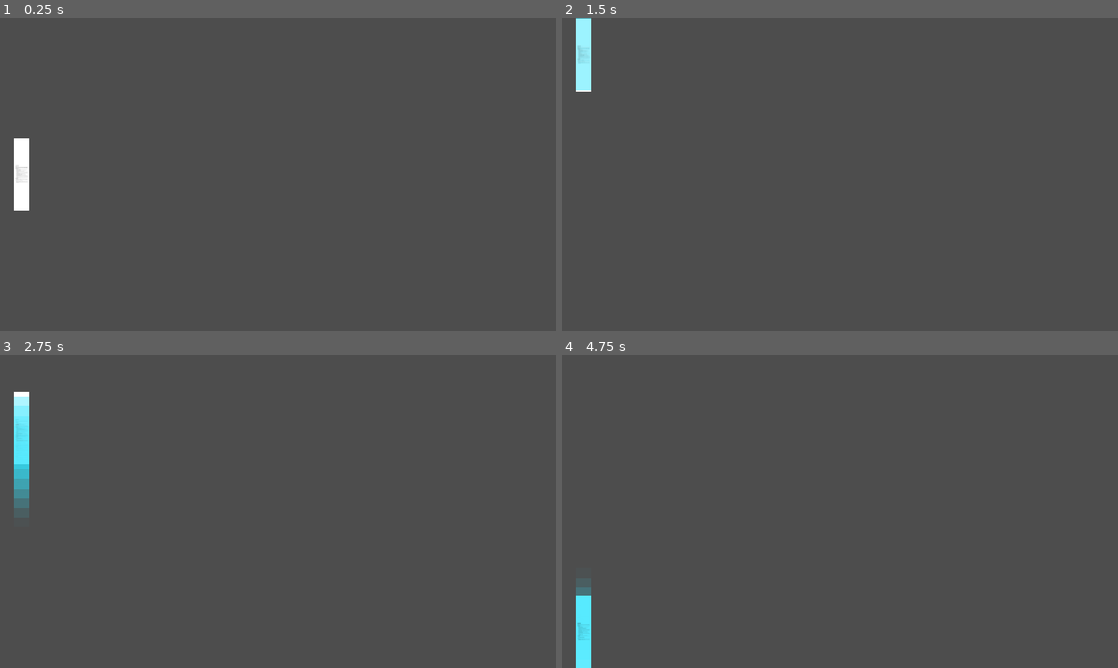
Above: before the commit, frames 1-4 (two rows, left to right).
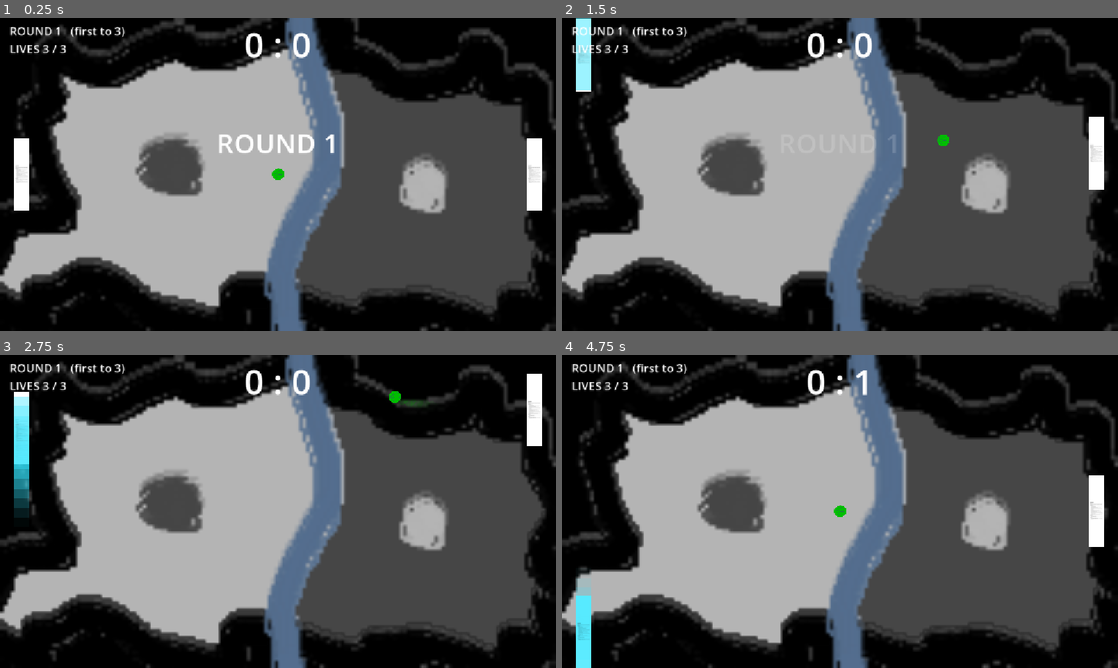
Above: after the commit, the same moments.

Repository: lihan-real/HackclubHavenADL
Game: Godot game, scene res://node_2d.tscn
Same seed, same stepped clock (60 frames per second), same inputs: the game is played once before the commit and once after it.
Inputs (mouse positions are in pixels of both pictures, inside the frame that each line leads up to):
- Up to frame 1 (0.25 s): no input
- Up to frame 2 (1.5 s): tap Enter at 0.5 s; move the mouse to (962, 158) at 0.52 s; hold W (up) 0.53-1.28 s; tap Shift at 0.6, 1.35 s; move the mouse to (728, 190) at 1.27 s; hold S (down) from 1.28 s (still down)
- Up to frame 3 (2.75 s): move the mouse to (333, 442) at 2.02 s; release S (down) at 2.03 s; hold W (up) from 2.03 s (still down); tap Shift at 2.1 s
- Up to frame 4 (4.75 s): move the mouse to (812, 574) at 2.77 s; tap Shift at 2.85, 3.6, 4.35 s; move the mouse to (1006, 558) at 3.52 s; release W (up) at 3.53 s; hold S (down) from 3.53 s (still down); move the mouse to (673, 464) at 4.27 s

The runs differ from the first frame. In frame 1, 74% of the frame differs, in the area x 0-100%, y 0-100%; in frame 2, 74%; in frame 3, 74%; in frame 4, 74%.

Commit message:
Add files via upload

Diff:
--- /dev/null
+++ b/ball.gd
@@ -0,0 +1,111 @@
+extends CharacterBody2D
+
+signal exited(side: int)
+
+@export var ball_texture: Texture2D = preload("res://ball.png")
+@export var ball_size: float = 30.0
+@export var start_speed: float = 450.0
+@export var speed_increase: float = 25.0
+@export var max_speed: float = 1100.0
+@export var trail_color: Color = Color(1, 1, 1, 0.35)
+
+var speed: float = 0.0
+var direction: Vector2 = Vector2.ZERO
+var waiting: bool = false
+var trail_timer: float = 0.0
+var sprite: Sprite2D
+var radius: float = 15.0
+
+
+func _ready() -> void:
+	add_to_group("ball")
+	radius = ball_size / 2
+
+	sprite = Sprite2D.new()
+	sprite.texture = ball_texture
+	sprite.scale = Vector2(ball_size, ball_size) / ball_texture.get_size()
+	add_child(sprite)
+
+	var shape = CircleShape2D.new()
+	shape.radius = radius
+	var collision_shape = CollisionShape2D.new()
+	collision_shape.shape = shape
+	add_child(collision_shape)
+
+	reset_ball()
+
+
+func reset_ball() -> void:
+	waiting = true
+	global_position = get_viewport_rect().size / 2
+	speed = start_speed
+	var x_dir = 1.0 if randf() < 0.5 else -1.0
+	direction = Vector2(x_dir, randf_range(-0.5, 0.5)).normalized()
+	await get_tree().create_timer(1.0).timeout
+	waiting = false
+
+
+func rescue(side: int) -> void:
+	waiting = true
+	var size = get_viewport_rect().size
+	if side < 0:
+		global_position.x = 100.0
+	else:
+		global_position.x = size.x - 100.0
+	global_position.y = clamp(global_position.y, radius, size.y - radius)
+	direction.x = -sign(side) * abs(direction.x)
+	await get_tree().create_timer(0.6).timeout
+	waiting = false
+
+
+func _physics_process(delta: float) -> void:
+	if waiting:
+		return
+
+	var hit_info = move_and_collide(direction * speed * delta)
+	if hit_info:
+		var other = hit_info.get_collider()
+		if other.has_method("hit"):
+			other.hit()
+			var offset = (global_position.y - other.global_position.y) / (other.paddle_size.y / 2)
+			offset = clamp(offset, -1.0, 1.0)
+			var x_dir = -sign(direction.x)
+			direction = Vector2(x_dir, offset * 0.75).normalized()
+			speed = min(speed + speed_increase, max_speed)
+		else:
+			direction = direction.bounce(hit_info.get_normal())
+
+	var size = get_viewport_rect().size
+	if global_position.y < radius:
+		global_position.y = radius
+		direction.y = abs(direction.y)
+	elif global_position.y > size.y - radius:
+		global_position.y = size.y - radius
+		direction.y = -abs(direction.y)
+
+	if global_position.x < -radius:
+		waiting = true
+		exited.emit(-1)
+		return
+	if global_position.x > size.x + radius:
+		waiting = true
+		exited.emit(1)
+		return
+
+	trail_timer -= delta
+	if trail_timer <= 0:
+		trail_timer = 0.03
+		make_trail()
+
+
+func make_trail() -> void:
+	var ghost = Sprite2D.new()
+	ghost.texture = sprite.texture
+	get_parent().add_child(ghost)
+	ghost.global_transform = sprite.global_transform
+	ghost.modulate = trail_color
+	ghost.z_index = -1
+
+	var tween = ghost.create_tween()
+	tween.tween_property(ghost, "modulate:a", 0.0, 0.25)
+	tween.tween_callback(ghost.queue_free)
--- /dev/null
+++ b/game.gd
@@ -0,0 +1,387 @@
+extends Node2D
+
+class ForceField extends AnimatableBody2D:
+	var radius: float = 60.0
+	var speed: float = 150.0
+	var move_dir: float = 1.0
+	var ball = null
+	var shape: CircleShape2D
+
+	func _init() -> void:
+		shape = CircleShape2D.new()
+		var col = CollisionShape2D.new()
+		col.shape = shape
+		add_child(col)
+
+	func set_radius(new_radius: float) -> void:
+		radius = new_radius
+		shape.radius = radius
+		queue_redraw()
+
+	func _physics_process(delta: float) -> void:
+		if ball != null and ball.waiting:
+			return
+		var height = get_viewport_rect().size.y
+		position.y += move_dir * speed * delta
+		if position.y < radius:
+			position.y = radius
+			move_dir = 1.0
+		elif position.y > height - radius:
+			position.y = height - radius
+			move_dir = -1.0
+
+	func _draw() -> void:
+		var line_color = Color(0.38, 0.63, 0.75)
+		draw_circle(Vector2.ZERO, radius, Color(0.56, 0.72, 0.74, 0.6))
+		draw_arc(Vector2.ZERO, radius, 0, TAU, 48, line_color, 4.0)
+		var points = PackedVector2Array()
+		for i in 7:
+			var angle = TAU * i / 6.0
+			points.append(Vector2(cos(angle), sin(angle)) * radius * 0.5)
+		draw_polyline(points, line_color, 4.0)
+
+
+@export var points_to_win: int = 3
+@export var max_lives: int = 3
+@export var time_stop_length: float = 3.0
+@export var background_image: Texture2D
+
+var player
+var cpu
+var ball
+
+var round_number: int = 1
+var player_score: int = 0
+var cpu_score: int = 0
+var lives: int = 3
+var buff_counts: Dictionary = {}
+var game_over: bool = false
+
+var field = null
+var field_level: int = 0
+
+var time_stop_uses_per_round: int = 0
+var time_stop_uses_left: int = 0
+var time_stop_left: float = 0.0
+
+var score_label: Label
+var round_label: Label
+var buff_label: Label
+var message_label: Label
+var stop_label: Label
+var stop_overlay: ColorRect
+var message_tween: Tween
+var choice_panel: Control
+var choice_title: Label
+var choice_row: HBoxContainer
+var restart_button: Button
+
+
+func _ready() -> void:
+	for child in get_children():
+		if child.has_signal("exited"):
+			ball = child
+		elif child.has_method("set_paddle_size"):
+			if child.is_cpu:
+				cpu = child
+			else:
+				player = child
+	if player == null or cpu == null or ball == null:
+		push_error("Missing -> player: %s | cpu: %s | ball: %s" % [player, cpu, ball])
+		return
+	lives = max_lives
+	ball.exited.connect(on_ball_exited)
+	build_ui()
+	start_round()
+
+func build_background() -> void:
+	if background_image == null:
+		return
+	var layer = CanvasLayer.new()
+	layer.layer = -1
+	add_child(layer)
+	var bg = TextureRect.new()
+	bg.texture = background_image
+	bg.expand_mode = TextureRect.EXPAND_IGNORE_SIZE
+	bg.stretch_mode = TextureRect.STRETCH_KEEP_ASPECT_COVERED
+	bg.size = get_viewport_rect().size
+	layer.add_child(bg)
+
+
+func make_label(parent: Node, font_size: int, pos: Vector2, label_size: Vector2, align: HorizontalAlignment) -> Label:
+	var label = Label.new()
+	label.add_theme_font_size_override("font_size", font_size)
+	label.position = pos
+	label.size = label_size
+	label.horizontal_alignment = align
+	parent.add_child(label)
+	return label
+
+	build_background()
+	build_ui()
+	start_round()
+
+func build_ui() -> void:
+	var screen = get_viewport_rect().size
+	var layer = CanvasLayer.new()
+	layer.process_mode = Node.PROCESS_MODE_ALWAYS
+	add_child(layer)
+
+	stop_overlay = ColorRect.new()
+	stop_overlay.color = Color(0.4, 0.5, 1.0, 0.18)
+	stop_overlay.size = screen
+	stop_overlay.mouse_filter = Control.MOUSE_FILTER_IGNORE
+	stop_overlay.visible = false
+	layer.add_child(stop_overlay)
+
+	score_label = make_label(layer, 72, Vector2(screen.x / 2 - 200, 5), Vector2(400, 90), HORIZONTAL_ALIGNMENT_CENTER)
+	round_label = make_label(layer, 24, Vector2(20, 10), Vector2(450, 80), HORIZONTAL_ALIGNMENT_LEFT)
+	buff_label = make_label(layer, 20, Vector2(20, screen.y - 230), Vector2(420, 220), HORIZONTAL_ALIGNMENT_LEFT)
+	buff_label.vertical_alignment = VERTICAL_ALIGNMENT_BOTTOM
+	stop_label = make_label(layer, 40, Vector2(0, 100), Vector2(screen.x, 60), HORIZONTAL_ALIGNMENT_CENTER)
+	message_label = make_label(layer, 56, Vector2(0, 220), Vector2(screen.x, 80), HORIZONTAL_ALIGNMENT_CENTER)
+	message_label.modulate.a = 0.0
+
+	choice_panel = Control.new()
+	choice_panel.size = screen
+	choice_panel.visible = false
+	layer.add_child(choice_panel)
+
+	var dim = ColorRect.new()
+	dim.color = Color(0, 0, 0, 0.8)
+	dim.size = screen
+	choice_panel.add_child(dim)
+
+	choice_title = make_label(choice_panel, 40, Vector2(0, 20), Vector2(screen.x, 140), HORIZONTAL_ALIGNMENT_CENTER)
+
+	choice_row = HBoxContainer.new()
+	choice_row.position = Vector2(screen.x / 2 - 360, 170)
+	choice_row.size = Vector2(720, 400)
+	choice_row.alignment = BoxContainer.ALIGNMENT_CENTER
+	choice_row.add_theme_constant_override("separation", 20)
+	choice_panel.add_child(choice_row)
+
+	restart_button = Button.new()
+	restart_button.text = "Play Again"
+	restart_button.add_theme_font_size_override("font_size", 32)
+	restart_button.position = Vector2(screen.x / 2 - 130, 380)
+	restart_button.size = Vector2(260, 70)
+	restart_button.visible = false
+	restart_button.pressed.connect(restart_run)
+	choice_panel.add_child(restart_button)
+
+
+func start_round(message: String = "") -> void:
+	end_time_stop()
+	player_score = 0
+	cpu_score = 0
+	time_stop_uses_left = time_stop_uses_per_round
+	var screen = get_viewport_rect().size
+	for paddle in [player, cpu]:
+		paddle.global_position.y = screen.y / 2
+		paddle.velocity = Vector2.ZERO
+	if field != null:
+		field.position = Vector2(screen.x / 2, field.radius)
+		field.move_dir = 1.0
+	update_hud()
+	if message == "":
+		message = "ROUND %d" % round_number
+	show_message(message)
+	ball.reset_ball()
+
+
+func on_ball_exited(side: int) -> void:
+	if game_over:
+		return
+
+	if side < 0:
+		cpu_score += 1
+	else:
+		player_score += 1
+	update_hud()
+
+	if player_score >= points_to_win:
+		win_round()
+	elif cpu_score >= points_to_win:
+		lose_life()
+	else:
+		ball.reset_ball()
+
+
+func lose_life() -> void:
+	lives -= 1
+	if lives <= 0:
+		lose_run()
+	else:
+		start_round("LIFE LOST!")
+
+
+func win_round() -> void:
+	end_time_stop()
+	get_tree().paused = true
+	choice_title.text = "ROUND %d CLEARED!\nPick an upgrade" % round_number
+
+	for child in choice_row.get_children():
+		child.queue_free()
+
+	var options = make_buffs()
+	options.shuffle()
+	for i in 3:
+		choice_row.add_child(make_card(options[i]))
+
+	restart_button.visible = false
+	choice_panel.visible = true
+
+
+func make_card(buff: Dictionary) -> Control:
+	var button
+	if ResourceLoader.exists(buff["image"]):
+		button = TextureButton.new()
+		button.texture_normal = load(buff["image"])
+		button.ignore_texture_size = true
+		button.stretch_mode = TextureButton.STRETCH_SCALE
+	else:
+		button = Button.new()
+		button.text = buff["name"] + "\n\n" + buff["desc"]
+		button.autowrap_mode = TextServer.AUTOWRAP_WORD_SMART
+		button.add_theme_font_size_override("font_size", 22)
+	button.custom_minimum_size = Vector2(225, 400)
+	button.pressed.connect(func(): pick_buff(buff))
+	button.mouse_entered.connect(func(): button.modulate = Color(1.2, 1.2, 1.2))
+	button.mouse_exited.connect(func(): button.modulate = Color.WHITE)
+	return button
+
+
+func pick_buff(buff: Dictionary) -> void:
+	buff["apply"].call()
+	buff_counts[buff["name"]] = buff_counts.get(buff["name"], 0) + 1
+	choice_panel.visible = false
+	get_tree().paused = false
+	round_number += 1
+	cpu.cpu_speed += 25.0
+	ball.start_speed += 25.0
+	start_round()
+
+
+func lose_run() -> void:
+	game_over = true
+	end_time_stop()
+	get_tree().paused = true
+	for child in choice_row.get_children():
+		child.queue_free()
+	choice_title.text = "GAME OVER\nYou reached round %d" % round_number
+	restart_button.visible = true
+	choice_panel.visible = true
+
+
+func restart_run() -> void:
+	get_tree().paused = false
+	get_tree().reload_current_scene()
+
+
+func show_message(text: String) -> void:
+	if message_tween:
+		message_tween.kill()
+	message_label.text = text
+	message_label.modulate.a = 1.0
+	message_tween = create_tween()
+	message_tween.tween_interval(1.0)
+	message_tween.tween_property(message_label, "modulate:a", 0.0, 0.6)
+
+
+func update_hud() -> void:
+	score_label.text = "%d : %d" % [player_score, cpu_score]
+	round_label.text = "ROUND %d   (first to %d)\nLIVES %d / %d" % [round_number, points_to_win, lives, max_lives]
+	var lines = PackedStringArray()
+	for buff_name in buff_counts:
+		var count = buff_counts[buff_name]
+		if count == 1:
+			lines.append(buff_name)
+		else:
+			lines.append("%s x%d" % [buff_name, count])
+	if time_stop_uses_per_round > 0:
+		lines.append("Time stops left: %d  [SHIFT]" % time_stop_uses_left)
+	buff_label.text = "\n".join(lines)
+
+
+func total_upgrades() -> int:
+	var total = 0
+	for buff_name in buff_counts:
+		total += buff_counts[buff_name]
+	return total
+
+
+func make_buffs() -> Array:
+	return [
+		{"name": "Heal", "image": "res://heal.png", "desc": "Get back one life. Does nothing at max lives.", "apply": buff_heal},
+		{"name": "Expand paddle", "image": "res://expand_paddle.png", "desc": "Your paddle gets longer. Gains shrink as you collect upgrades.", "apply": buff_expand},
+		{"name": "Time stop", "image": "res://time_stop.png", "desc": "Press SHIFT once per round to freeze time for 3 seconds. Each copy adds a use.", "apply": buff_time_stop},
+		{"name": "Force field", "image": "res://force_field.png", "desc": "A force field bounces the ball up and down the middle. Upgrades make it bigger.", "apply": buff_force_field},
+	]
+
+
+func buff_heal() -> void:
+	lives = mini(lives + 1, max_lives)
+
+
+func buff_expand() -> void:
+	var growth = 0.30 * pow(0.8, total_upgrades())
+	var new_height = minf(player.paddle_size.y * (1.0 + growth), 400.0)
+	player.set_paddle_size(Vector2(player.paddle_size.x, new_height))
+
+
+func buff_time_stop() -> void:
+	time_stop_uses_per_round += 1
+
+
+func buff_force_field() -> void:
+	field_level += 1
+	var new_radius = minf(40.0 + 20.0 * field_level, 120.0)
+	if field == null:
+		field = ForceField.new()
+		field.ball = ball
+		add_child(field)
+		field.set_radius(new_radius)
+	else:
+		field.set_radius(new_radius)
+
+
+func _unhandled_input(event: InputEvent) -> void:
+	if event is InputEventKey and event.pressed and not event.echo and event.keycode == KEY_SHIFT:
+		try_time_stop()
+
+
+func try_time_stop() -> void:
+	if game_over or time_stop_left > 0.0 or time_stop_uses_left <= 0:
+		return
+	time_stop_uses_left -= 1
+	time_stop_left = time_stop_length
+	set_frozen(true)
+	stop_overlay.visible = true
+	update_hud()
+
+
+func end_time_stop() -> void:
+	time_stop_left = 0.0
+	set_frozen(false)
+	if stop_overlay != null:
+		stop_overlay.visible = false
+	if stop_label != null:
+		stop_label.text = ""
+
+
+func set_frozen(frozen: bool) -> void:
+	var mode = Node.PROCESS_MODE_INHERIT
+	if frozen:
+		mode = Node.PROCESS_MODE_DISABLED
+	for node in [ball, cpu, field]:
+		if node != null and is_instance_valid(node):
+			node.process_mode = mode
+
+
+func _process(delta: float) -> void:
+	if time_stop_left > 0.0:
+		time_stop_left -= delta
+		stop_label.text = "TIME STOPPED  %.1f" % maxf(time_stop_left, 0.0)
+		if time_stop_left <= 0.0:
+			end_time_stop()
--- a/node_2d.tscn
+++ b/node_2d.tscn
@@ -1,12 +1,23 @@
 [gd_scene format=3 uid="uid://ccihw4d64k6i8"]
 
-[ext_resource type="Script" uid="uid://ddcshtcmu0fv2" path="res://player.gd" id="1_0e48y"]
-[ext_resource type="Texture2D" uid="uid://wu6p361ym2jm" path="res://Resume.png" id="2_epypp"]
+[ext_resource type="Script" uid="uid://euxdjf78qvdd" path="res://player.gd" id="1_0e48y"]
+[ext_resource type="Script" uid="uid://bi3f8onae6mxe" path="res://game.gd" id="1_q6r6c"]
+[ext_resource type="Texture2D" uid="uid://cw4equvmcct3k" path="res://Resume.png" id="2_epypp"]
+[ext_resource type="Texture2D" uid="uid://1b7s1wqcxvc" path="res://bg.png" id="2_kdubu"]
+[ext_resource type="PackedScene" uid="uid://b4v2etk3qvqyw" path="res://player.tscn" id="3_epypp"]
+[ext_resource type="Script" uid="uid://b82kletrenrni" path="res://ball.gd" id="4_0hol4"]
 
 [sub_resource type="RectangleShape2D" id="RectangleShape2D_utm2n"]
 size = Vector2(30, 150)
 
 [node name="Node2D" type="Node2D" unique_id=627393634]
+script = ExtResource("1_q6r6c")
+background_image = ExtResource("2_kdubu")
+
+[node name="Bg" type="Sprite2D" parent="." unique_id=224959401]
+position = Vector2(576.49994, 324.00003)
+scale = Vector2(7.1937513, 7.2)
+texture = ExtResource("2_kdubu")
 
 [node name="player" type="CharacterBody2D" parent="." unique_id=1873496092]
 position = Vector2(60, 324)
@@ -18,3 +29,10 @@
 
 [node name="CollisionShape2D" type="CollisionShape2D" parent="player" unique_id=1484725846]
 shape = SubResource("RectangleShape2D_utm2n")
+
+[node name="CpuPaddle" parent="." unique_id=691133091 instance=ExtResource("3_epypp")]
+side = 1
+is_cpu = true
+
+[node name="Ball" type="CharacterBody2D" parent="." unique_id=214991094]
+script = ExtResource("4_0hol4")
--- a/player.gd
+++ b/player.gd
@@ -8,21 +8,27 @@
 @export var acceleration: float = 3500.0
 @export var friction: float = 4500.0
 @export var trail_color: Color = Color(0.2, 0.9, 1.0, 0.45)
+@export var is_cpu: bool = false
+@export var cpu_speed: float = 380.0
 
 var score: int = 0
 var trail_timer: float = 0.0
+var ball: Node2D = null
 
 @onready var sprite: Sprite2D = $Sprite2D
 @onready var collision: CollisionShape2D = $CollisionShape2D
 
 
 func _ready() -> void:
-	var new_shape = RectangleShape2D.new()
-	new_shape.size = paddle_size
-	collision.shape = new_shape
+	if is_cpu:
+		add_to_group("cpu")
+		trail_color = Color(1.0, 0.4, 0.5, 0.45)
+	else:
+		add_to_group("player")
+
 	collision.position = Vector2.ZERO
 	sprite.position = Vector2.ZERO
-	sprite.scale = paddle_size / sprite.texture.get_size()
+	set_paddle_size(paddle_size)
 
 	var half_width = paddle_size.x / 2
 	var screen_width = get_viewport_rect().size.x
@@ -33,11 +39,40 @@
 		global_position.x = screen_width - edge_margin - half_width
 
 
+func set_paddle_size(new_size: Vector2) -> void:
+	paddle_size = new_size
+	var new_shape = RectangleShape2D.new()
+	new_shape.size = paddle_size
+	collision.shape = new_shape
+	sprite.scale = paddle_size / sprite.texture.get_size()
+
+
+func get_direction() -> float:
+	if not is_cpu:
+		return Input.get_axis("up", "down")
+
+	if ball == null or not is_instance_valid(ball):
+		ball = get_tree().get_first_node_in_group("ball")
+
+	var screen = get_viewport_rect().size
+	var target_y = screen.y / 2
+	if ball != null:
+		var on_left_half = ball.global_position.x < screen.x / 2
+		var on_my_side = on_left_half == (side == PaddleSide.LEFT)
+		if on_my_side:
+			target_y = ball.global_position.y
+
+	return clamp((target_y - global_position.y) / 80.0, -1.0, 1.0)
+
+
 func _physics_process(delta: float) -> void:
-	var direction = Input.get_axis("up", "down")
+	var direction = get_direction()
+	var top_speed = max_speed
+	if is_cpu:
+		top_speed = cpu_speed
 
 	if direction != 0:
-		velocity.y = move_toward(velocity.y, direction * max_speed, acceleration * delta)
+		velocity.y = move_toward(velocity.y, direction * top_speed, acceleration * delta)
 	else:
 		velocity.y = move_toward(velocity.y, 0, friction * delta)
 	velocity.x = 0
@@ -70,7 +105,3 @@
 	sprite.modulate = Color(2, 2, 2)
 	var tween = create_tween()
 	tween.tween_property(sprite, "modulate", Color.WHITE, 0.2)
-
-
-func add_score() -> void:
-	score += 1
Not shown, added: ball.gd.uid
Not shown, changed: ball.png.import
Binary file added: bg.png
Not shown, added: bg.png.import
Binary file added: expand_paddle.png
Not shown, added: expand_paddle.png.import
Binary file added: force_field.png
Not shown, added: force_field.png.import
Not shown, added: game.gd.uid
Binary file added: heal.png
Not shown, added: heal.png.import
Binary file added: time_stop.png
(and 1 more such lines)
